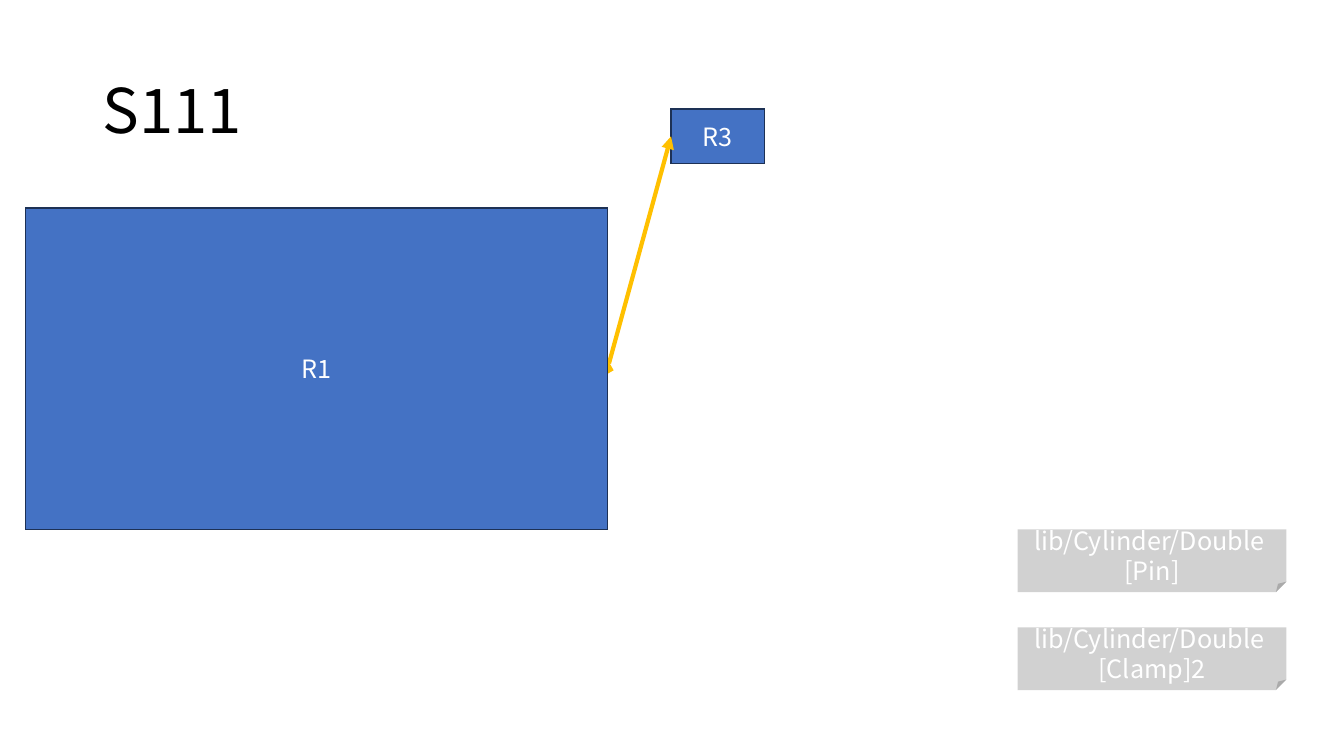
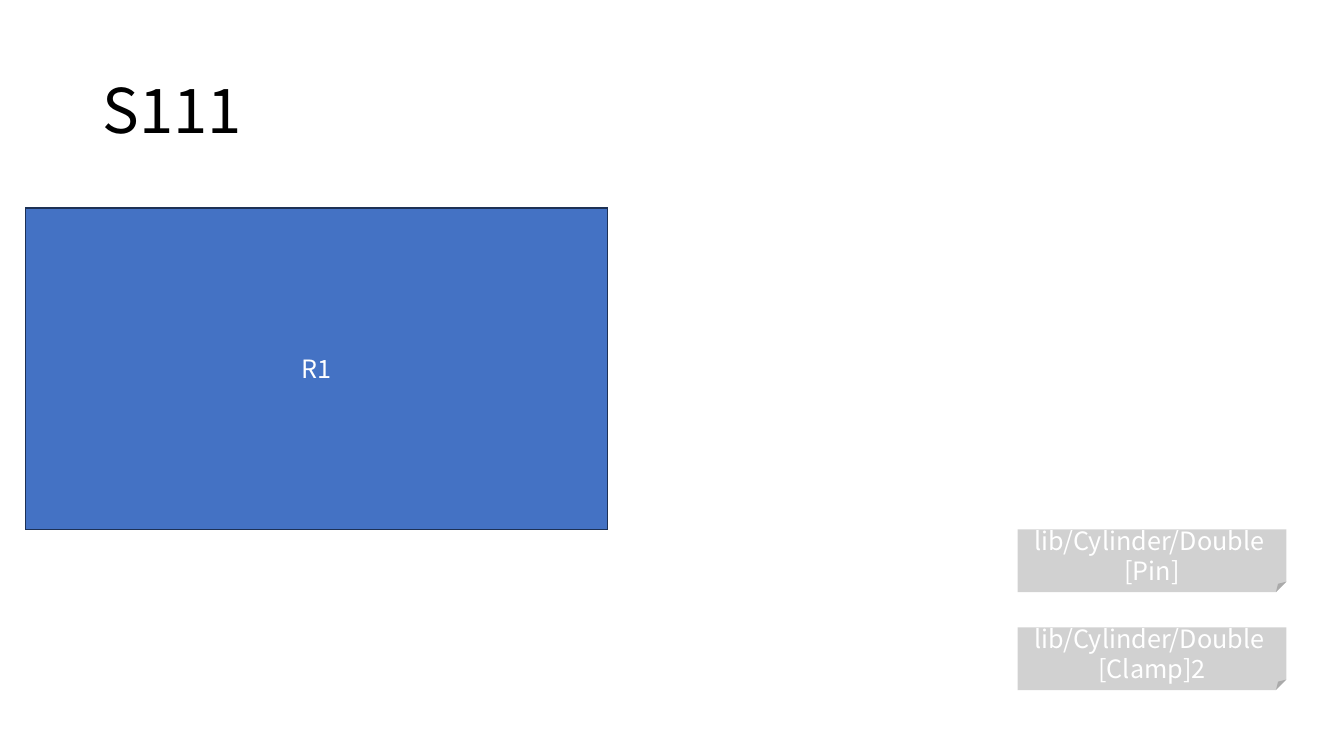
Before and after one commit to DualsoftDev/ds, a slide deck: slide 5 of DsDotNet/src/UnitTest/UnitTest.Model/ImportOfficeExample/Sample/s.pptx. Drawn at 1344x756 pixels with LibreOffice and Linux fonts; fonts in the diff are those of the drawing. Boxes give left, top, right and bottom in pixels: in the first picture for what was removed or moved away, otherwise in the second. Text is boxed around its words. In the diff, an @@ line names an element or a change of style, - is before the commit and + after.

```diff
--- a/DsDotNet/src/UnitTest/UnitTest.Model/ImportOfficeExample/Sample/s.pptx
+++ b/DsDotNet/src/UnitTest/UnitTest.Model/ImportOfficeExample/Sample/s.pptx
@@ rectangle removed at [671,109,765,163] @@
-R3
@@ double arrow removed from (608, 369) to (671, 136) @@
```
Also in this commit, not shown: 5 other files.
